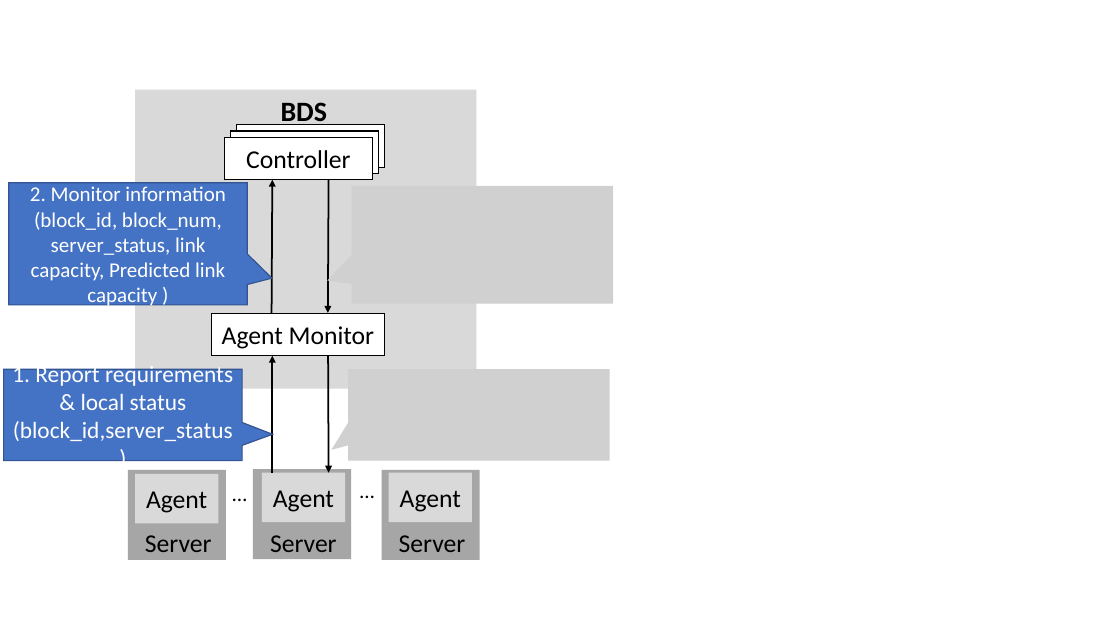
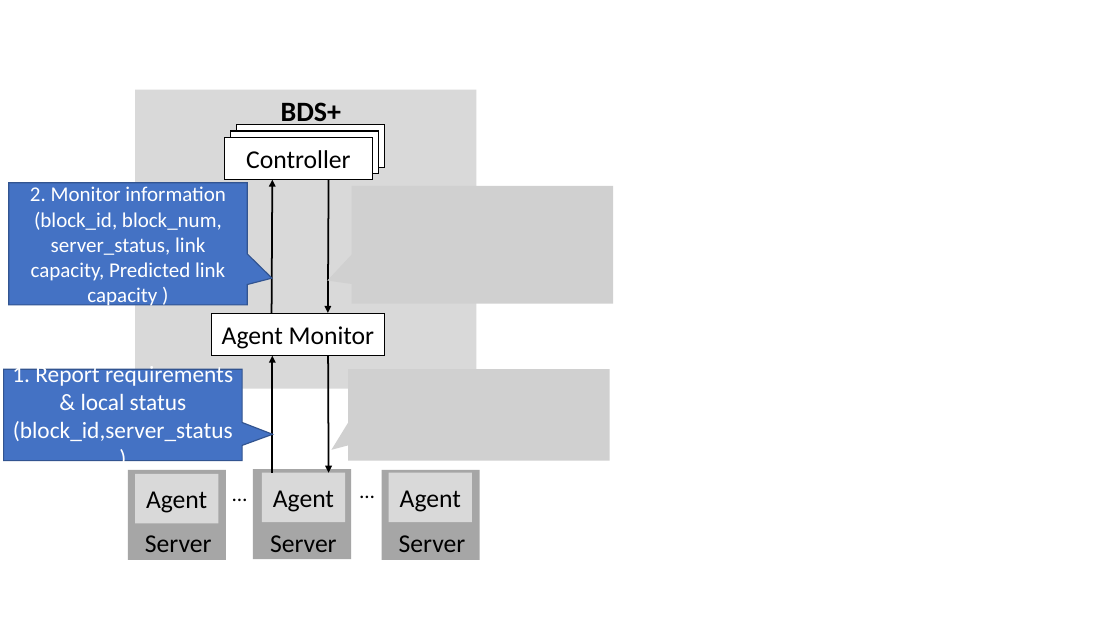
Before and after one commit to zycsmile/BDS, a slide deck: slide 2 of 非eps/implementation.pptx. Drawn at 1120x630 pixels with LibreOffice and Linux fonts; fonts in the diff are those of the drawing; grey boxes stand for pictures. Boxes give left, top, right and bottom in pixels: in the first picture for what was removed or moved away, otherwise in the second. Text is boxed around its words. In the diff, an @@ line names an element or a change of style, - is before the commit and + after.

```diff
--- a/非eps/implementation.pptx
+++ b/非eps/implementation.pptx
@@ text at (x1=281, y1=102, x2=342, y2=125): text changed @@
-BDS
+BDS+
```
Also in this commit, not shown: 1 other file.
